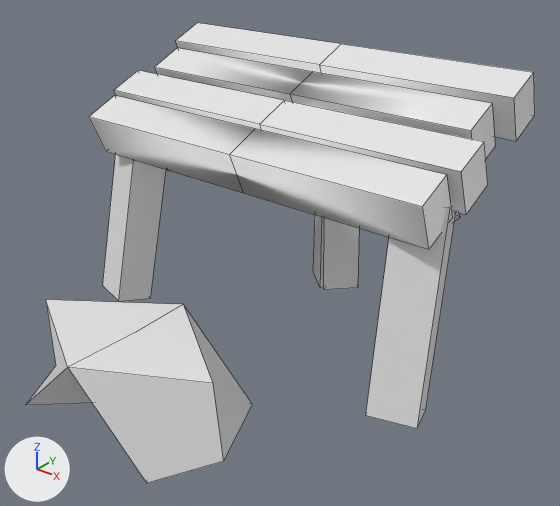
The FBX model Assets/Art/Building/MakeG3-G4.fbx as it was, and as the next commit left it.
The view is the same before and after, from a 50 mm lens placed at (2.09, -2.29, 1.99), pointed at (0.18, 0.1, 0.5). Arrows for +X, +Y and +Z are at lower left; the lights stay in place. Mesh edges are drawn as thin lines. Where no turn or scale is listed for an object, it has been applied to the vertices.
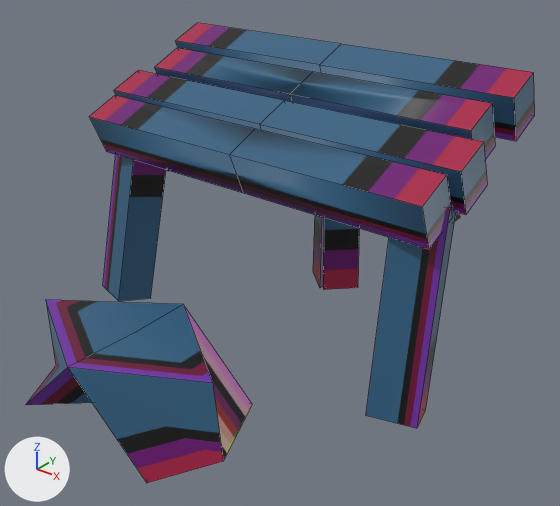
Where the newer file only moved an object's origin or applied its transform, the numbers keep the older frame.

What the commit changed:
Picture 'Colors.png' (img_colors_png) is new.
Material 'Pallette' (mat_pallette) is new.
Its texture is img_colors_png.
Its roughness is 0.4.
me_cube_001 has 104 vertices, 92 faces and spans x -0.96..0.96, y -0.82..1.09, z -0.04..1.28.
me_cube_001 no longer uses material mat_material (white #e7e7e7).
me_cube_001 now uses material mat_pallette (picture img_colors_png).

Location of each change, [x1, y1, x2, y2] in pixels of the pictures (560 x 506 px):
'Cube', recoloured (white to blue)
    both: [26, 23, 535, 483]
